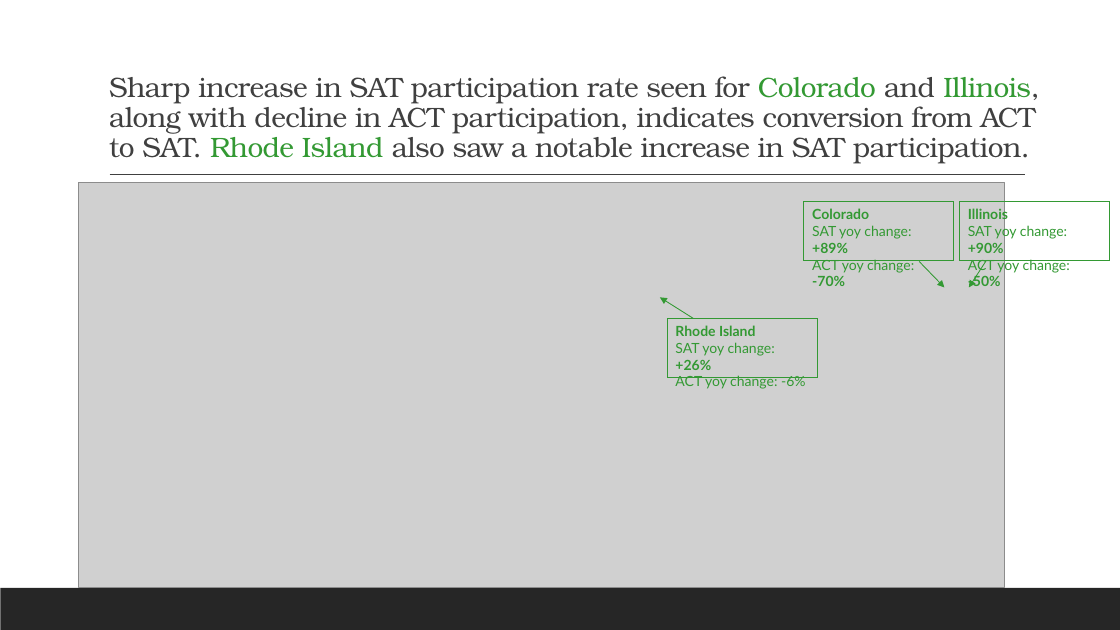
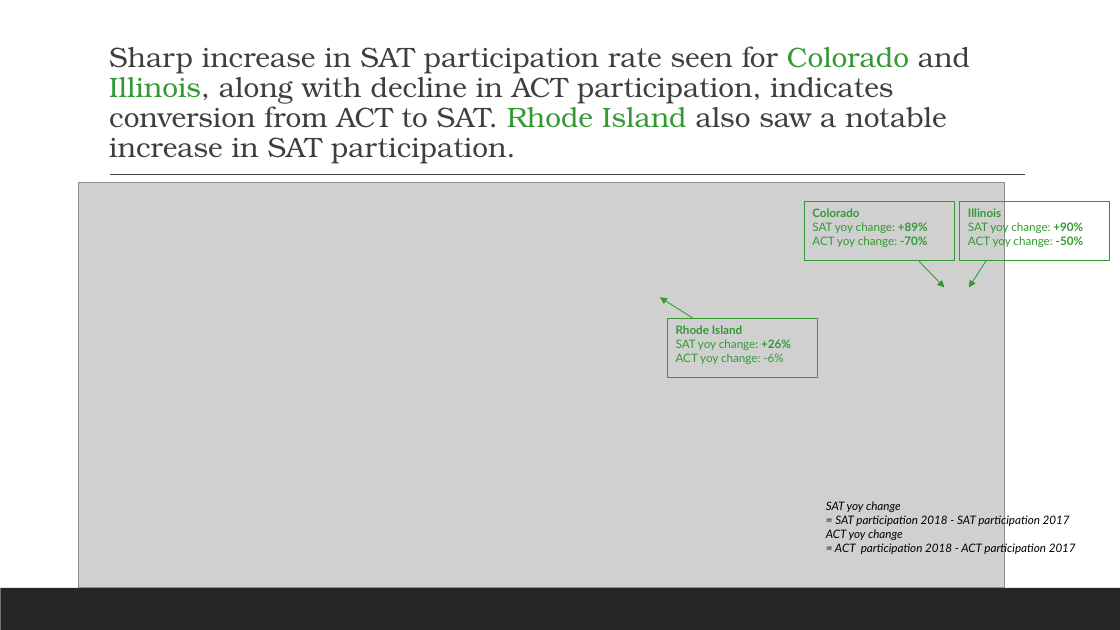
Before and after one commit to leungesther/DSI-Projects, a slide deck: slide 12 of Project-1-SAT-and-ACT-Analysis/SAT & ACT Analysis_presentation.pptx (slide 7 before the commit). Drawn at 1120x630 pixels with LibreOffice and Linux fonts; fonts in the diff are those of the drawing; grey boxes stand for pictures. Boxes give left, top, right and bottom in pixels: in the first picture for what was removed or moved away, otherwise in the second. Text is boxed around its words. In the diff, an @@ line names an element or a change of style, - is before the commit and + after.

```diff
--- a/Project-1-SAT-and-ACT-Analysis/SAT & ACT Analysis_presentation.pptx
+++ b/Project-1-SAT-and-ACT-Analysis/SAT & ACT Analysis_presentation.pptx
@@ title "Sharp increase in SAT participation ..." at [109, 46, 970, 164]: text colour #404040 to #3F3F3F in "Sharp increase in SAT participation rate seen ..."; letter spacing -0.5 to 0 pt @@
@@ size 12 to 10 pt in 3 elements at [804, 202, 954, 261], [960, 202, 1110, 261], [667, 318, 818, 378] @@
@@ text added at [826, 501, 1076, 555], 10 pt, text #000000, italic @@
+SAT yoy change
+= SAT participation 2018 - SAT participation 2017
+ACT yoy change
+= ACT participation 2018 - ACT participation 2017
```
Also in this commit, not shown: 8 other slides changed, 7 slides added, 3 other files.
